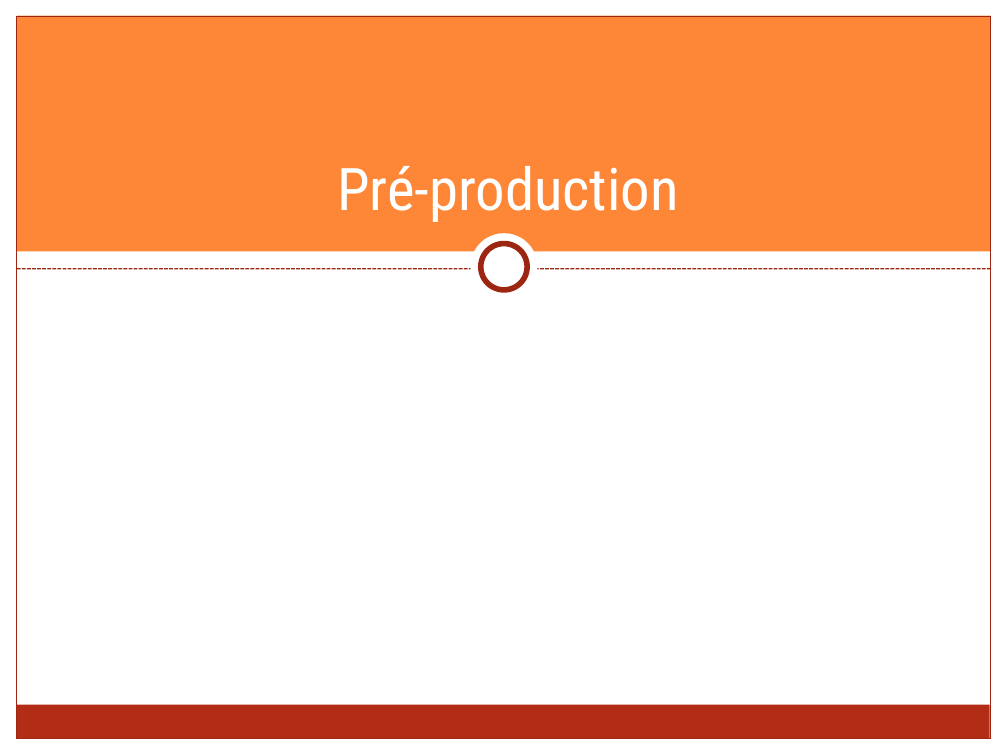
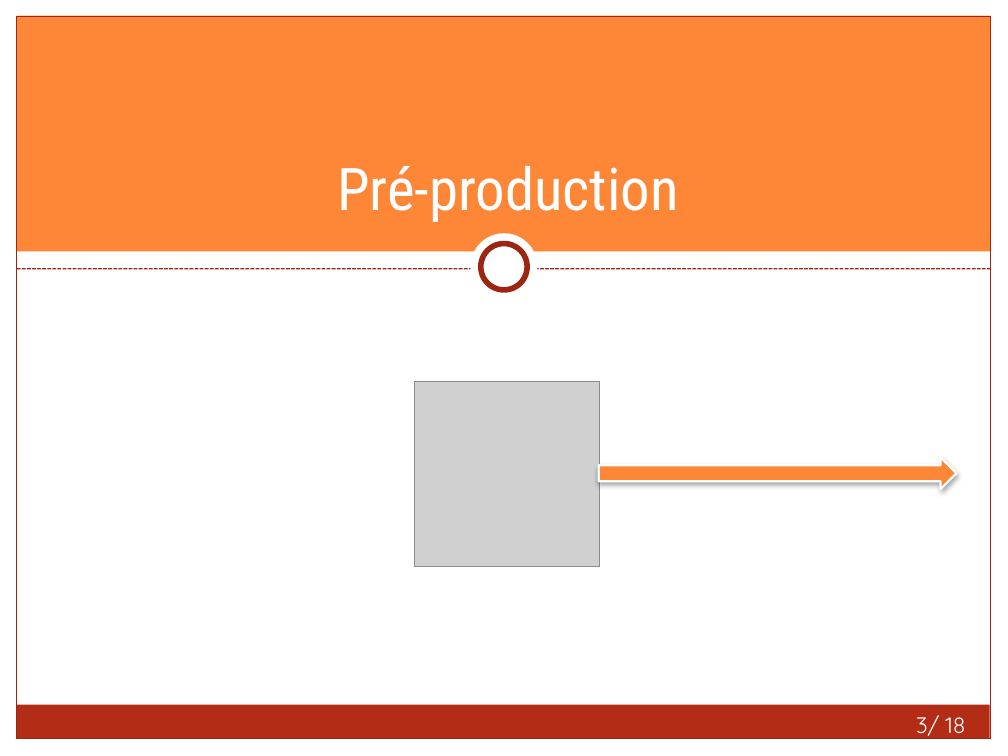
Before and after one commit to FieryWeasel/Picarete, a slide deck: slide 3 of SOURCES/RAPPORTS/Picarete - Presentation.pptx. Drawn at 1008x756 pixels with LibreOffice and Linux fonts; fonts in the diff are those of the drawing; grey boxes stand for pictures. Boxes give left, top, right and bottom in pixels: in the first picture for what was removed or moved away, otherwise in the second. Text is boxed around its words. In the diff, an @@ line names an element or a change of style, - is before the commit and + after.

```diff
--- a/SOURCES/RAPPORTS/Picarete - Presentation.pptx
+++ b/SOURCES/RAPPORTS/Picarete - Presentation.pptx
@@ picture added at (415,381,600,566) @@
@@ right arrow added at (599,458,957,489), fill #FE8637, outline #FFFFFF 1.57 pt @@
@@ page number added at (916,715,965,736), 16 pt, text #FFFFFF @@
+3/ 18
```
Also in this commit, not shown: 17 other slides changed, 49 other files.
